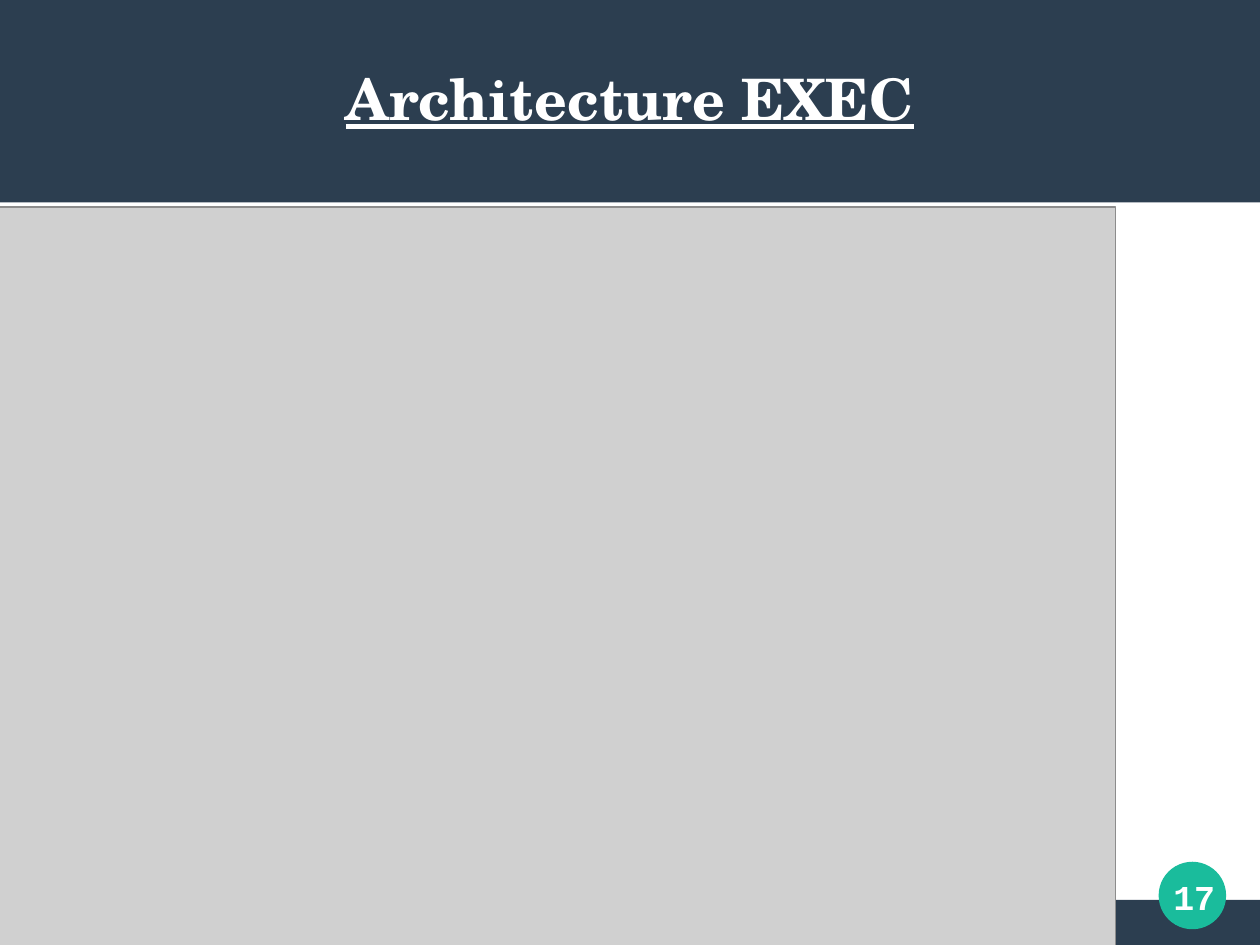
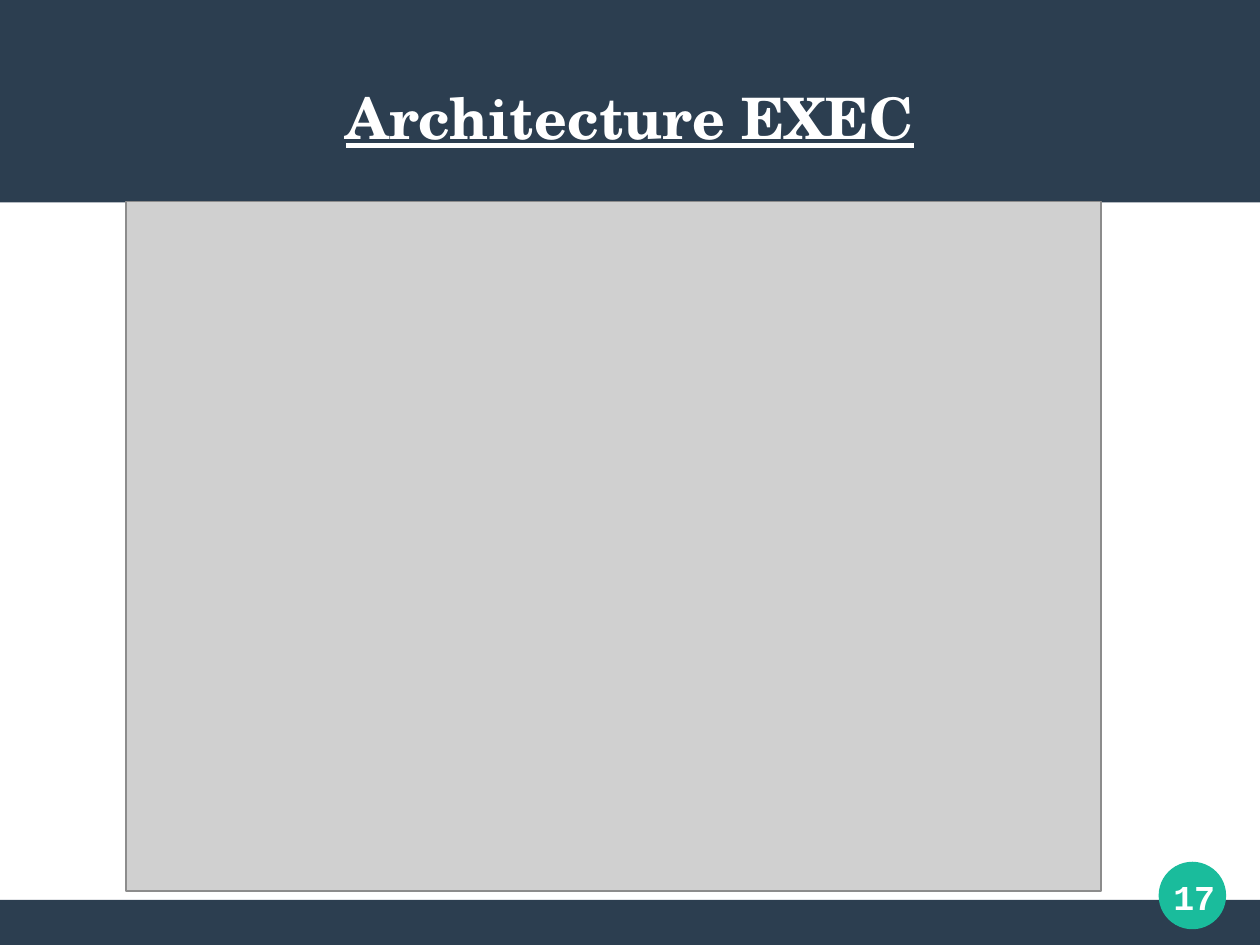
Before and after one commit to maximouth/VHDL, a slide deck: slide 17 of presentation1.odp. Drawn at 1260x945 pixels with LibreOffice and Linux fonts; fonts in the diff are those of the drawing; grey boxes stand for pictures. Boxes give left, top, right and bottom in pixels: in the first picture for what was removed or moved away, otherwise in the second. Text is boxed around its words. In the diff, an @@ line names an element or a change of style, - is before the commit and + after.

```diff
--- a/presentation1.odp
+++ b/presentation1.odp
@@ title "Architecture EXEC": place and size @@
-title "Architecture EXEC" at box(346, 78, 913, 129)
+title "Architecture EXEC" at box(346, 97, 913, 148)
@@ picture: place and size @@
-picture at box(0, 207, 1116, 945)
+picture at box(126, 201, 1101, 891)
```
Also in this commit, not shown: 3 other slides changed, 1 slide added, 1 slide removed, 5 other files.
